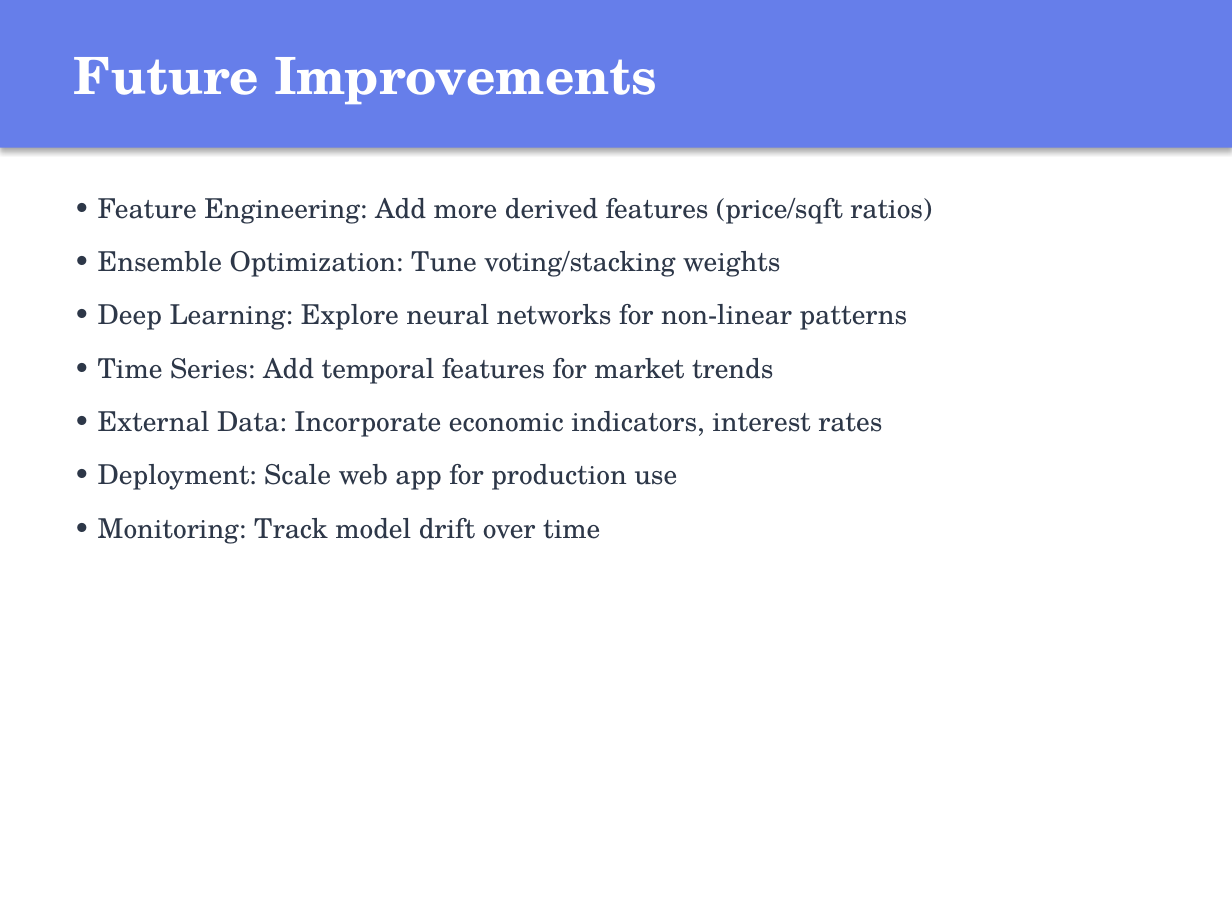
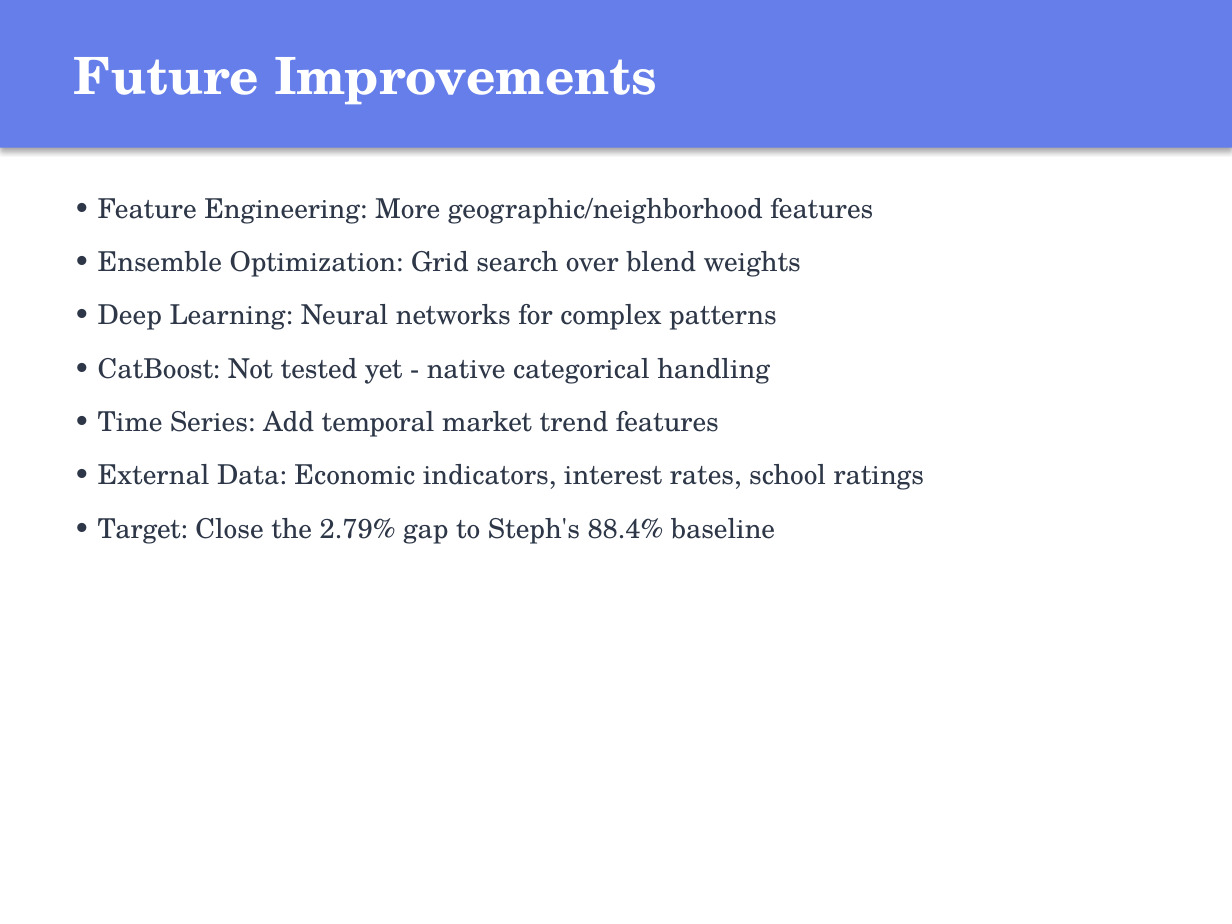
Before and after one commit to valle1306/home-price-prediction, a slide deck: slide 10 of Home_Price_Prediction_Presentation.pptx. Drawn at 1232x924 pixels with LibreOffice and Linux fonts; fonts in the diff are those of the drawing. Boxes give left, top, right and bottom in pixels: in the first picture for what was removed or moved away, otherwise in the second. Text is boxed around its words. In the diff, an @@ line names an element or a change of style, - is before the commit and + after.

```diff
--- a/Home_Price_Prediction_Presentation.pptx
+++ b/Home_Price_Prediction_Presentation.pptx
@@ text at bbox=[98, 198, 924, 544]: text changed @@
-• Feature Engineering: Add more derived features (price/sqft ratios)
-• Ensemble Optimization: Tune voting/stacking weights
-• Deep Learning: Explore neural networks for non-linear patterns
-• Time Series: Add temporal features for market trends
-• External Data: Incorporate economic indicators, interest rates
-• Deployment: Scale web app for production use
-• Monitoring: Track model drift over time
+• Feature Engineering: More geographic/neighborhood features
+• Ensemble Optimization: Grid search over blend weights
+• Deep Learning: Neural networks for complex patterns
+• CatBoost: Not tested yet - native categorical handling
+• Time Series: Add temporal market trend features
+• External Data: Economic indicators, interest rates, school ratings
+• Target: Close the 2.79% gap to Steph's 88.4% baseline
```
Also in this commit, not shown: 9 other slides changed, 23 other files.
